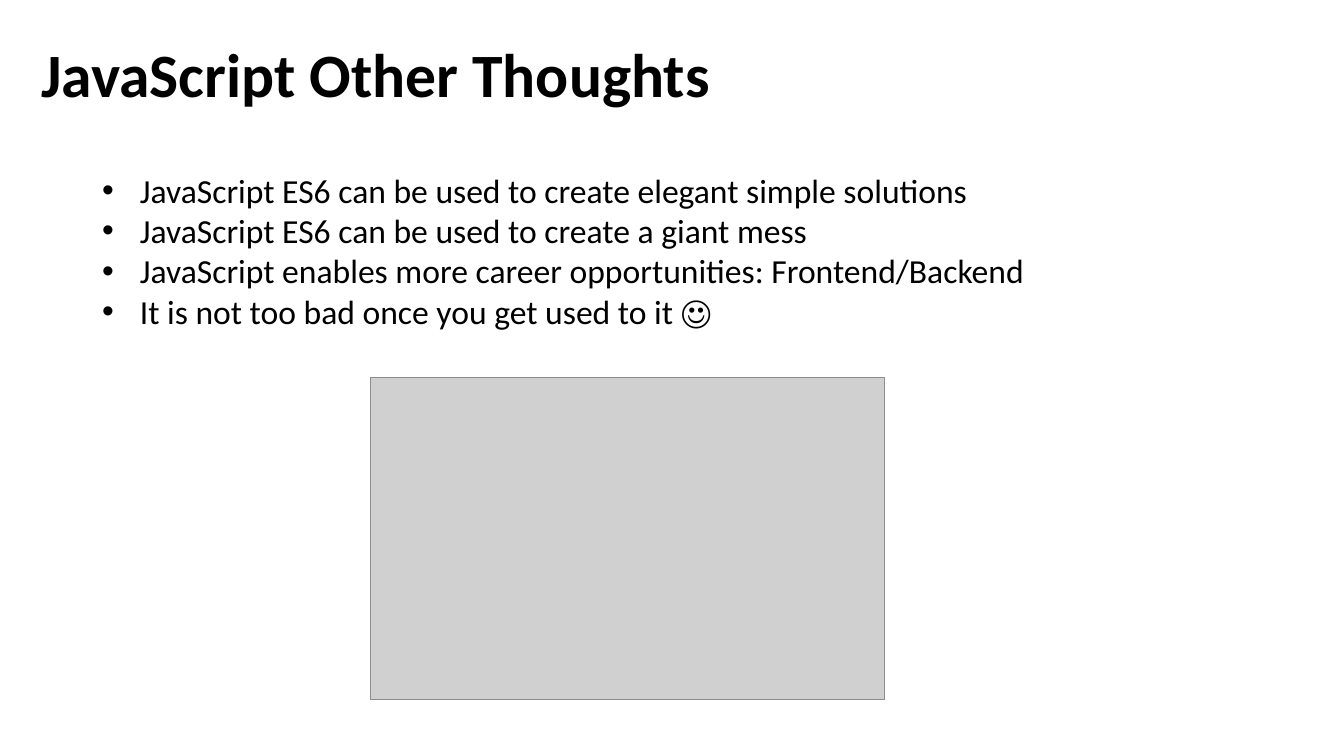
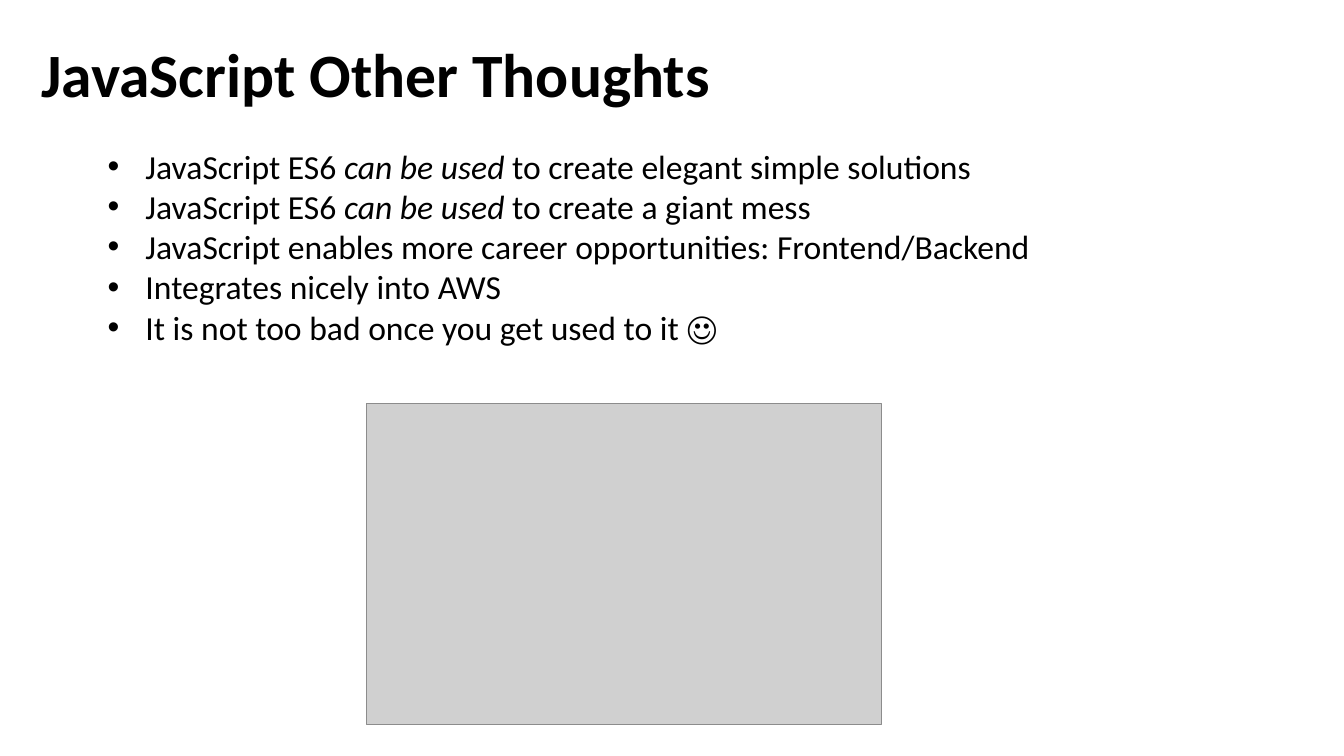
Before and after one commit to PKavya1792/Javascript, a slide deck: slide 6 of docs/JavaIntro.pptx. Drawn at 1344x756 pixels with LibreOffice and Linux fonts; fonts in the diff are those of the drawing; grey boxes stand for pictures. Boxes give left, top, right and bottom in pixels: in the first picture for what was removed or moved away, otherwise in the second. Text is boxed around its words. In the diff, an @@ line names an element or a change of style, - is before the commit and + after.

```diff
--- a/docs/JavaIntro.pptx
+++ b/docs/JavaIntro.pptx
@@ text "JavaScript ES6 can be used ...": place and size @@
-text "JavaScript ES6 can be used ..." at bbox=[140, 179, 1023, 330]
+text "JavaScript ES6 can be used ..." at bbox=[145, 155, 1029, 346]
@@ text at bbox=[145, 155, 970, 225]: italic on in "can be used", "can be used" @@
@@ text at bbox=[145, 275, 501, 305]: paragraph added @@
+• Integrates nicely into AWS
@@ picture: place and size @@
-picture at bbox=[370, 378, 884, 700]
+picture at bbox=[367, 403, 881, 725]
```
Also in this commit, not shown: 7 other slides changed, 1 other file.
